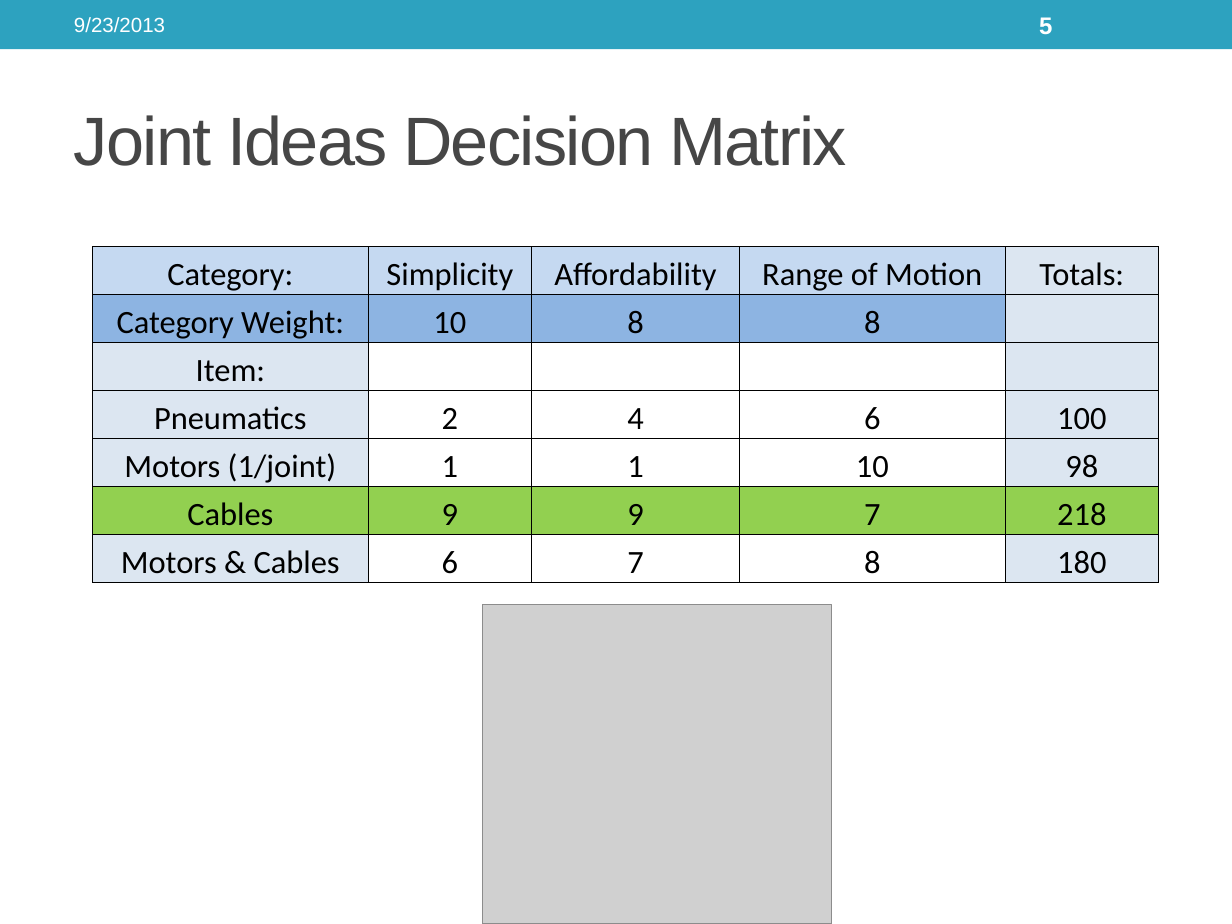
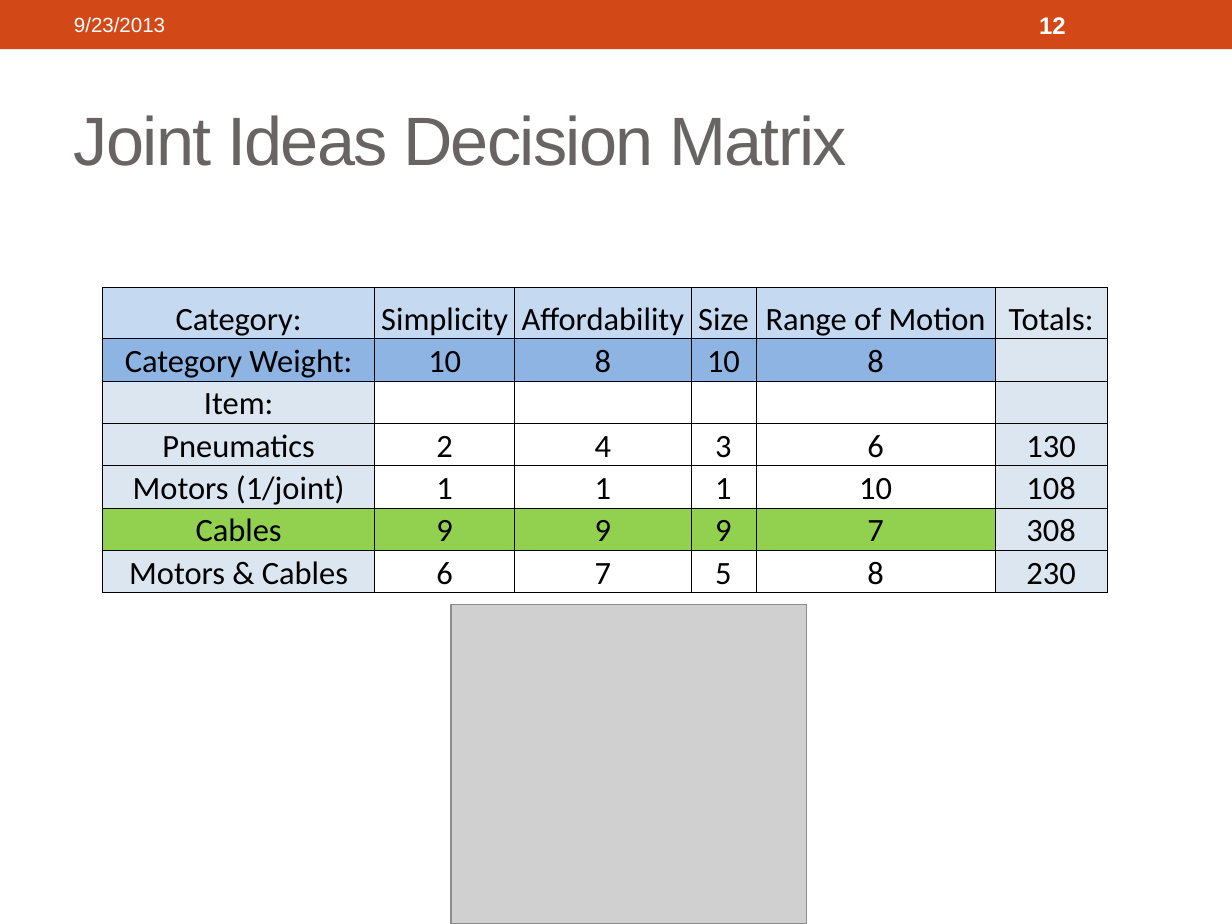
Before and after one commit to 3D-Printed-Granular-Jamming-Hand/3d-printed-granular-jamming-hand, a slide deck: slide 12 of ProgressReports/Presentation 1 Segments/3d-Printed Granular Jamming Hand.pptx (slide 5 before the commit). Drawn at 1232x924 pixels with LibreOffice and Linux fonts; fonts in the diff are those of the drawing; grey boxes stand for pictures. Boxes give left, top, right and bottom in pixels: in the first picture for what was removed or moved away, otherwise in the second. Text is boxed around its words. In the diff, an @@ line names an element or a change of style, - is before the commit and + after.

```diff
--- a/ProgressReports/Presentation 1 Segments/3d-Printed Granular Jamming Hand.pptx
+++ b/ProgressReports/Presentation 1 Segments/3d-Printed Granular Jamming Hand.pptx
@@ rectangle at bbox=[0, 0, 1232, 49]: fill #2DA2BF to #D34817 @@
@@ page number at bbox=[1039, 17, 1066, 34]: text changed @@
-5
+12
@@ title "Joint Ideas Decision Matrix" at bbox=[74, 115, 847, 166]: text colour #464646 to #696464 @@
@@ table at bbox=[102, 287, 1108, 593] @@
+column 4: Size | 10 |  | 3 | 1 | 9 | 5
-column 5: Totals: |  |  | 100 | 98 | 218 | 180
+column 6: Totals: |  |  | 130 | 108 | 308 | 230
@@ table: place and size @@
-table at bbox=[92, 246, 1159, 583]
+table at bbox=[102, 287, 1108, 593]
@@ picture: place and size @@
-picture at bbox=[483, 605, 832, 924]
+picture at bbox=[451, 605, 807, 924]
```
Also in this commit, not shown: 12 other slides changed, 16 slides added.
